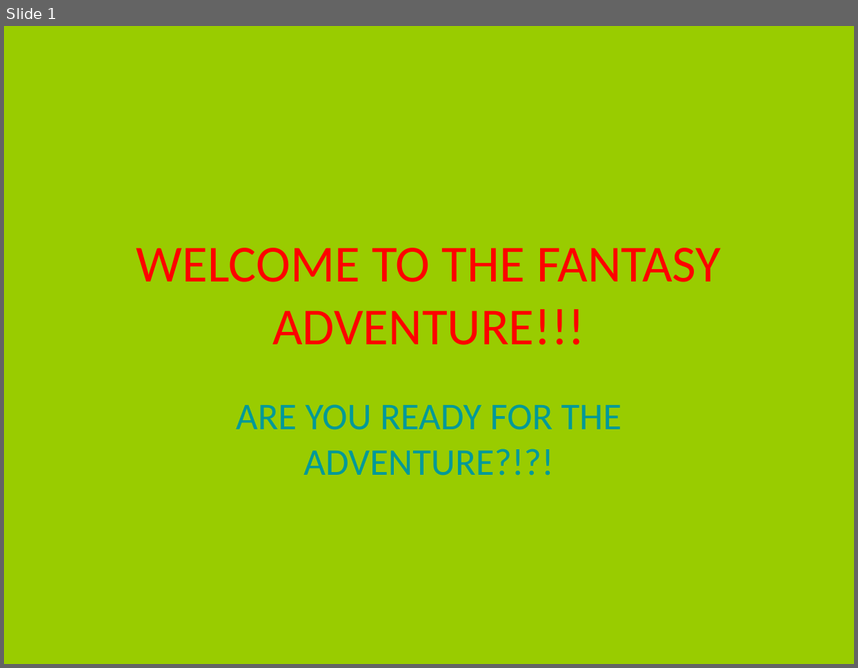
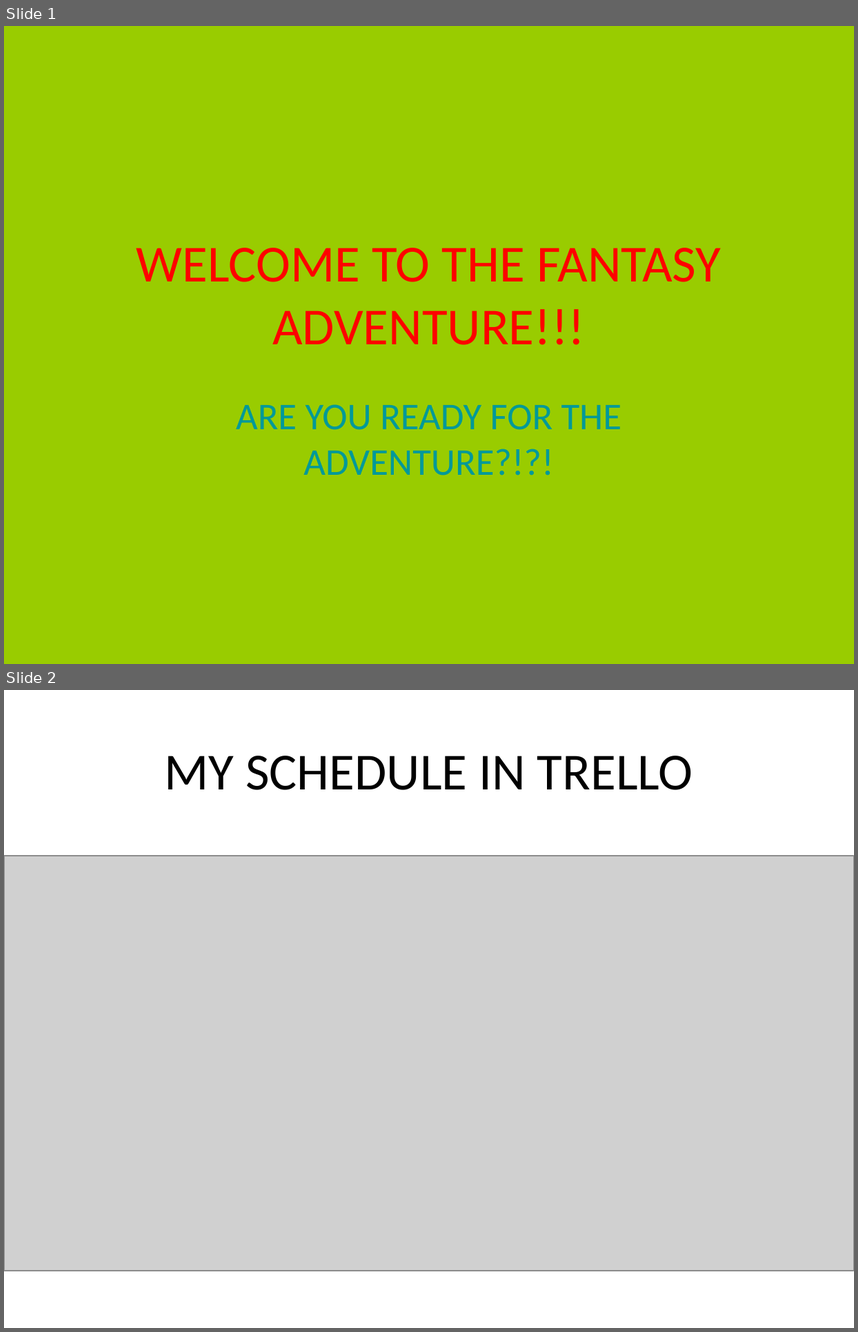
Before and after one commit to StefanoPruna/AdventureApp, a slide deck: WELCOME TO THE FANTASY ADVENTURE.pptx. Shown one above the other, each under a label of ours: slide 1 before the commit, slides 1 and 2 after it. The pictures are 858x668 and 858x1332 pixels, drawn with LibreOffice and Linux fonts; fonts in the diff are those of the drawing; grey boxes stand for pictures. Boxes give left, top, right and bottom in pixels: in the first picture for what was removed or moved away, otherwise in the second. Text is boxed around its words. In the diff, an @@ line names an element or a change of style, - is before the commit and + after.

Commit message:
Added the flowchart and trello images in the presentation

```diff
--- a/WELCOME TO THE FANTASY ADVENTURE.pptx
+++ b/WELCOME TO THE FANTASY ADVENTURE.pptx
@@ slide 2 added at (4,690,854,1328), background #FFFFFF @@
@@ title added at (164,756,693,790), 44 pt, text #000000 @@
+MY SCHEDULE IN TRELLO
@@ picture added at (4,856,854,1270) @@
```
Also in this commit, not shown: 1 slide changed, 1 other slide added, 3 other files.
